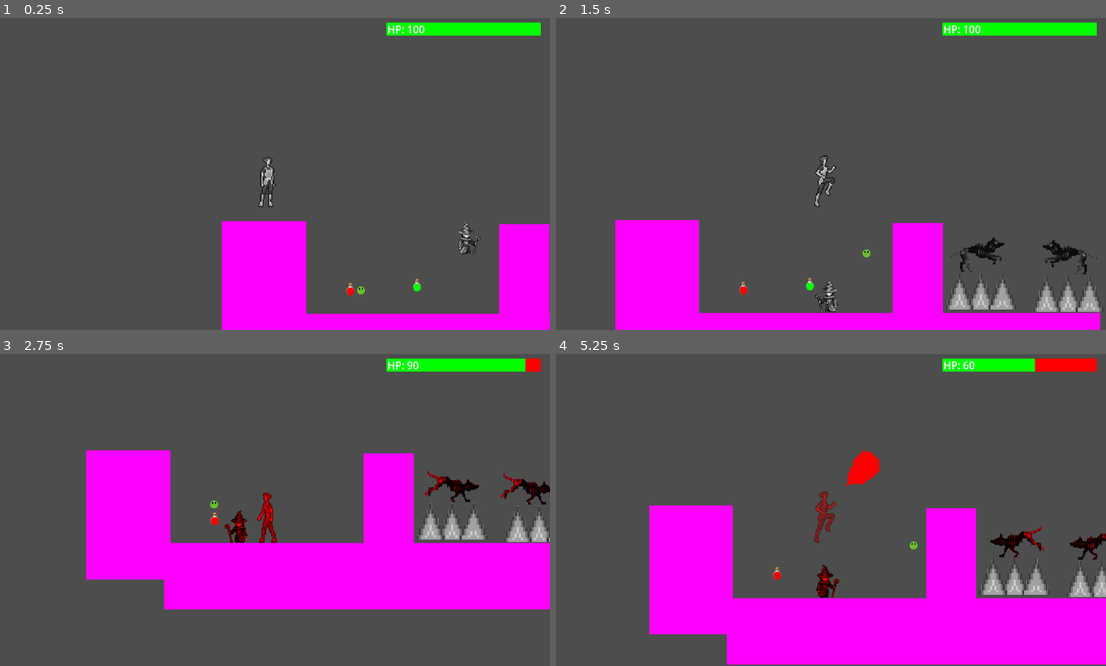
Above: before the commit, frames 1-4 (two rows, left to right).
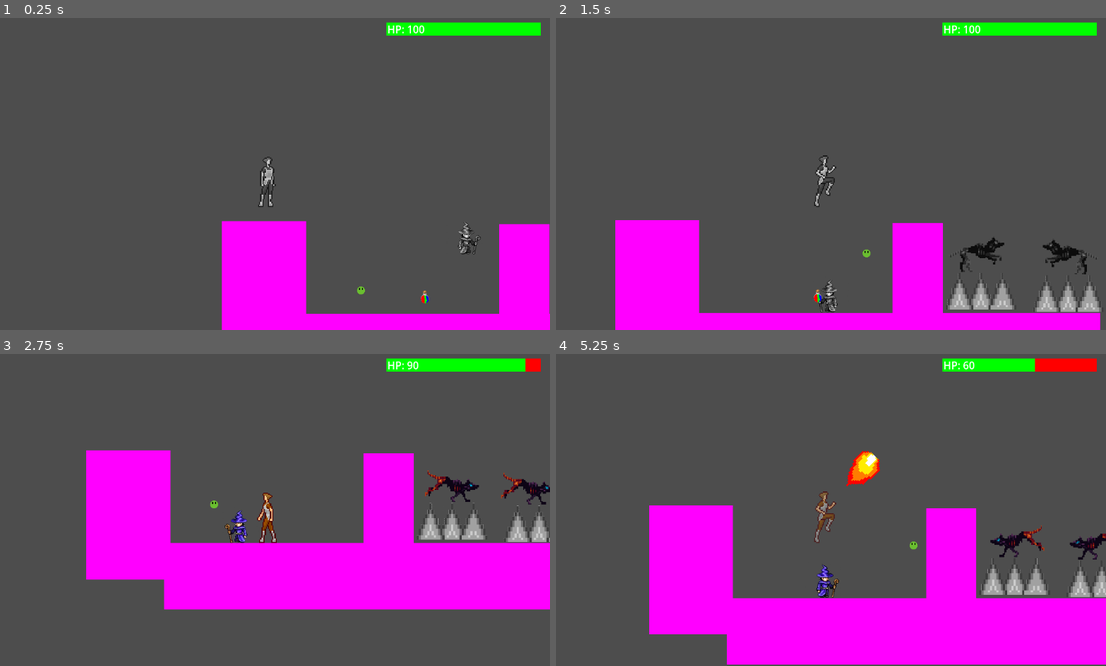
Above: after the commit, the same moments.

Repository: Max-Harold/GameJam25UD
Game: Godot game, scene res://scenes/test.tscn
The game is run twice, just before and just after one commit, with the same random seed, the same clock (stepped at 60 frames per second) and the same inputs.
Inputs (mouse positions are in pixels of both pictures, inside the frame that each line leads up to):
- Up to frame 1 (0.25 s): no input
- Up to frame 2 (1.5 s): tap Enter (ui_accept) at 0.5, 0.77 s; move the mouse to (946, 155) at 0.52 s; hold D (move_right) from 0.53 s (still down); click (946, 155) at 0.67 s; move the mouse to (710, 186) at 1.27 s
- Up to frame 3 (2.75 s): tap Enter (ui_accept) at 1.52 s; move the mouse to (324, 438) at 2.02 s; release D (move_right) at 2.03 s; hold A (move_left) from 2.03 s (still down)
- Up to frame 4 (5.25 s): move the mouse to (798, 572) at 2.77 s; release A (move_left) at 2.78 s; hold D (move_right) 2.78-4.28 s; click (798, 572) at 2.92 s; tap Enter (ui_accept) at 3.02, 3.77, 4.52 s; move the mouse to (990, 556) at 3.52 s; move the mouse to (655, 460) at 4.27 s; hold A (move_left) 4.28-5.03 s; move the mouse to (853, 506) at 5.02 s; hold D (move_right) from 5.03 s (still down); click (853, 506) at 5.17 s

The runs differ from the first frame. In frame 1, 0.1% of the frame differs, in the area x 62-79%, y 83-92%; in frame 2, 0.1%; in frame 3, 0.7%; in frame 4, 0.9%, in the area x 39-100%, y 31-79%.

Commit message:
made gay potion

Diff:
--- a/potion.tscn
+++ b/potion.tscn
@@ -1,13 +1,13 @@
 [gd_scene load_steps=4 format=3 uid="uid://dsx3lc5lg0lbk"]
 
-[ext_resource type="Texture2D" uid="uid://7hfd73r04eor" path="res://red.png" id="1_jqb2c"]
+[ext_resource type="Texture2D" uid="uid://bwkj8sayglvds" path="res://potion.png" id="1_i6q8c"]
 [ext_resource type="Script" path="res://red.gd" id="2_dx0fh"]
 
 [sub_resource type="RectangleShape2D" id="RectangleShape2D_kyk24"]
 size = Vector2(20, 32)
 
 [node name="Potion" type="Sprite2D"]
-texture = ExtResource("1_jqb2c")
+texture = ExtResource("1_i6q8c")
 script = ExtResource("2_dx0fh")
 
 [node name="Area2D" type="Area2D" parent="."]
--- a/red.gd
+++ b/red.gd
@@ -1,5 +1,5 @@
 extends Sprite2D
 func _on_area_2d_body_entered(body: Node2D) -> void:
 	if body.is_in_group('player'):
-		Globals.lvl+=1
+		Globals.lvl=3
 		queue_free()
--- a/scenes/test.tscn
+++ b/scenes/test.tscn
@@ -10,7 +10,6 @@
 [ext_resource type="PackedScene" uid="uid://1wol57ye2v8x" path="res://enemies/foirwizard/foirwizard.tscn" id="5_4n3ym"]
 [ext_resource type="PackedScene" uid="uid://dk71x8fkicr2g" path="res://enemies/slimer/slimer.tscn" id="7_qjgxa"]
 [ext_resource type="PackedScene" uid="uid://dsx3lc5lg0lbk" path="res://potion.tscn" id="10_oghwa"]
-[ext_resource type="Texture2D" uid="uid://covditsbjk1wa" path="res://green.png" id="11_0svny"]
 
 [node name="Node2D" type="Node2D"]
 material = ExtResource("1_f2avp")
@@ -80,11 +79,7 @@
 scale = Vector2(2.245, 2.245)
 
 [node name="Potion" parent="." instance=ExtResource("10_oghwa")]
-position = Vector2(704, 384)
-texture = ExtResource("11_0svny")
-
-[node name="Potion2" parent="." instance=ExtResource("10_oghwa")]
-position = Vector2(568, 392)
+position = Vector2(720, 408)
 
 [connection signal="dies" from="Player" to="." method="_on_player_dies"]
 [connection signal="pressed" from="CanvasLayer/GameOver/VBoxContainer/Restart" to="." method="_on_restart_pressed"]
Binary file added: potion.png
Not shown, added: potion.png.import
Not shown: 1 places in scenes/test.tscn that only renumber resources
